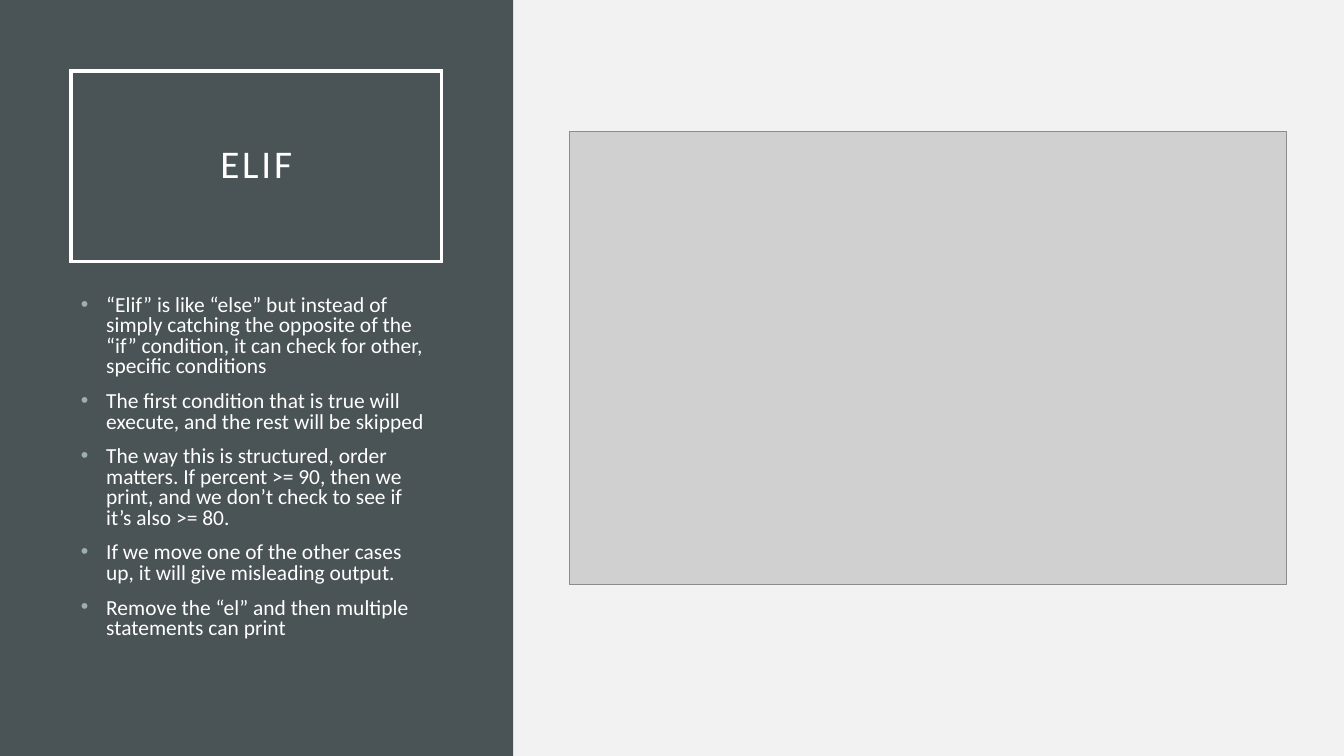
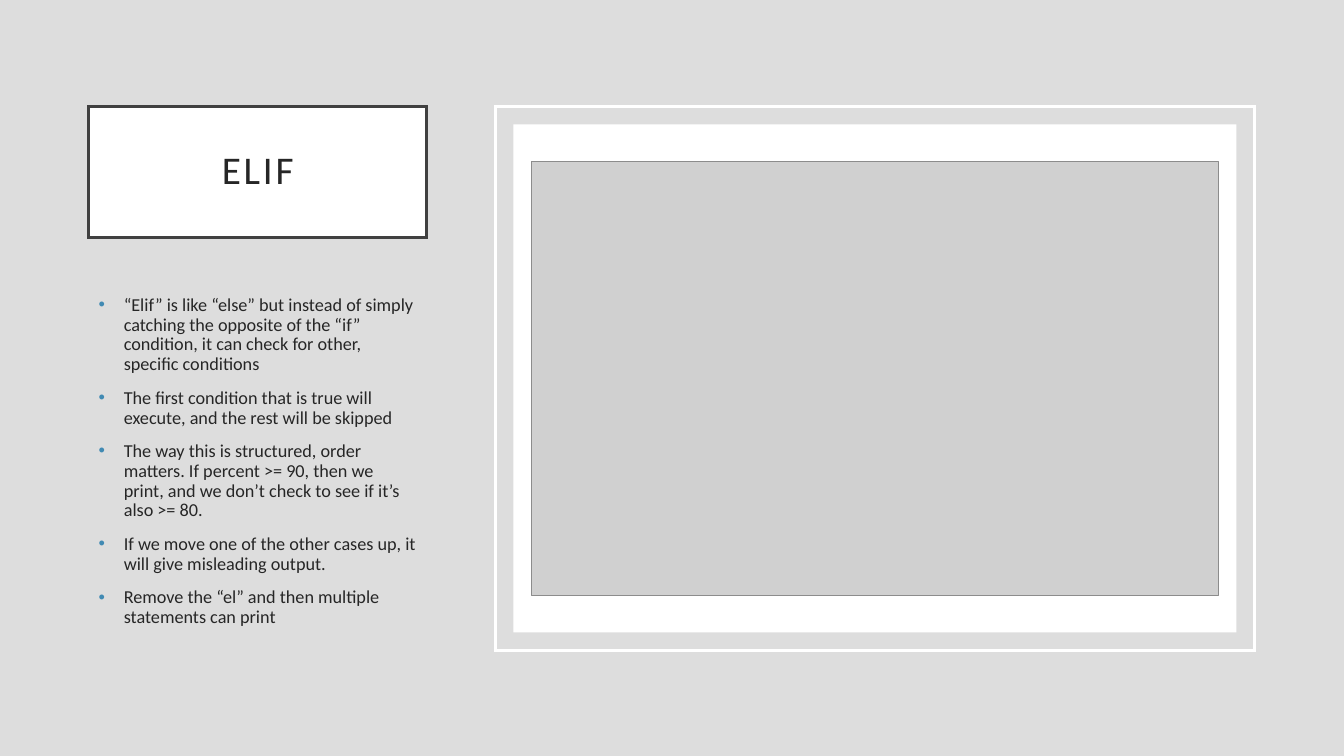
Before and after one commit to rsera/Junior-Knights, a slide deck: slide 15 of Python Lesson 4 If Statement.pptx (slide 13 before the commit). Drawn at 1344x756 pixels with LibreOffice and Linux fonts; fonts in the diff are those of the drawing; grey boxes stand for pictures. Boxes give left, top, right and bottom in pixels: in the first picture for what was removed or moved away, otherwise in the second. Text is boxed around its words. In the diff, an @@ line names an element or a change of style, - is before the commit and + after.

```diff
--- a/Python Lesson 4 If Statement.pptx
+++ b/Python Lesson 4 If Statement.pptx
@@ background #F2F2F2 to #DDDDDD @@
@@ rectangle removed at box(0, 0, 513, 756) @@
@@ title "ELIF": place and size @@
-title "ELIF" at box(71, 71, 442, 261)
+title "ELIF" at box(89, 106, 426, 237)
@@ title "ELIF" at box(89, 106, 426, 237): text colour #FFFFFF to #262626; fill none to #FFFFFF; outline #FFFFFF 2.5 pt to #404040 2.5 pt @@
@@ rectangle added at box(495, 106, 1254, 650), outline #FFFFFF 2.5 pt @@
@@ rectangle added at box(513, 124, 1236, 632), fill #FFFFFF @@
@@ picture: place and size @@
-picture at box(570, 131, 1288, 585)
+picture at box(531, 161, 1218, 596)
@@ text "“Elif” is like “else” but ...": place and size @@
-text "“Elif” is like “else” but ..." at box(106, 296, 424, 639)
+text "“Elif” is like “else” but ..." at box(124, 298, 415, 626)
@@ text "“Elif” is like “else” but ..." at box(124, 298, 415, 626): size 15.3 to 13 pt, text colour #FFFFFF to #262626; line spacing 0.8 to 0.9; bullet colour #9BAFB5 to #418AB3 @@
```
Also in this commit, not shown: 14 other slides changed, 3 slides added, 2 other files.
